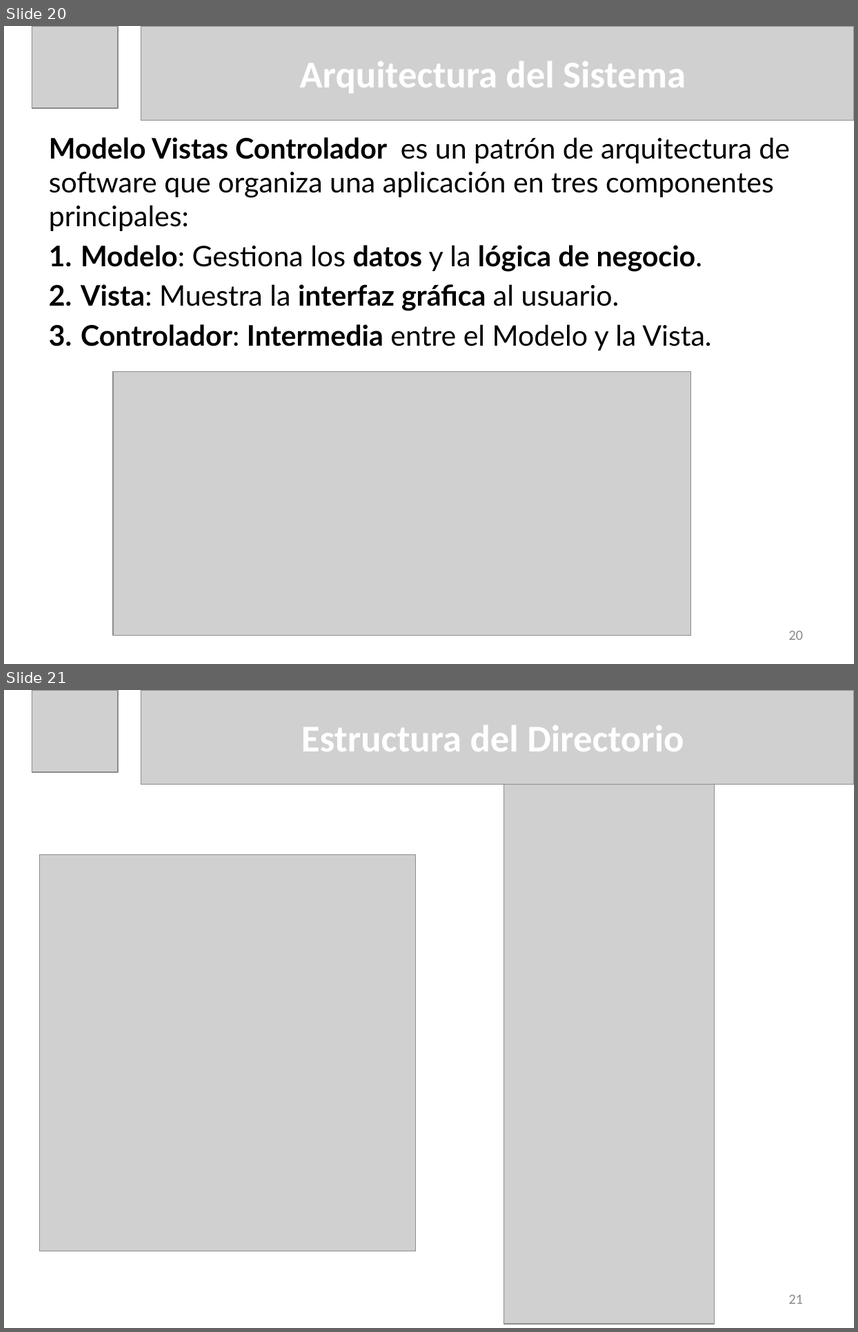
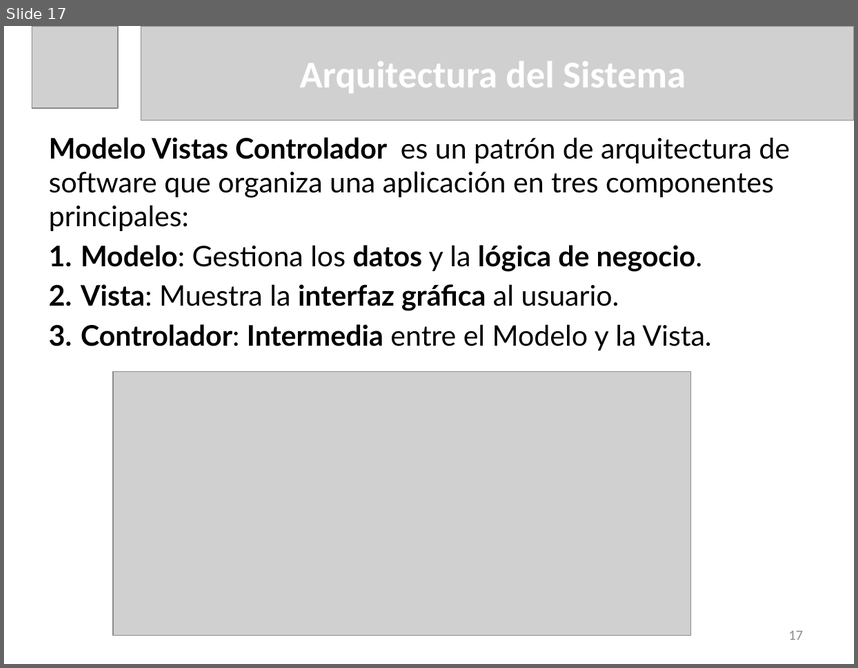
Before and after one commit to dariel-cabrera/MoreCoasts, a slide deck: DOC/Presentacion de Tesis Dariel Cabrera Lopez.pptx. Shown one above the other, each under a label of ours: slides 20 and 21 before the commit, slide 17 after it. The pictures are 858x1332 and 858x668 pixels, drawn with LibreOffice and Linux fonts; fonts in the diff are those of the drawing; grey boxes stand for pictures. Boxes give left, top, right and bottom in pixels: in the first picture for what was removed or moved away, otherwise in the second. Text is boxed around its words. In the diff, an @@ line names an element or a change of style, - is before the commit and + after.

```diff
--- a/DOC/Presentacion de Tesis Dariel Cabrera Lopez.pptx
+++ b/DOC/Presentacion de Tesis Dariel Cabrera Lopez.pptx
@@ slide 21 removed at [4,690,854,1328], background #FFFFFF @@
@@ picture removed at [32,690,118,773] @@
@@ picture removed at [141,690,854,785] @@
@@ title removed at [301,725,684,751] @@
-Estructura del Directorio
@@ picture removed at [504,785,714,1324] @@
@@ picture removed at [40,855,415,1250] @@
@@ page number removed at [789,1294,803,1303] @@
-21
@@ what was slide 20 is now slide 17 @@
@@ page number at [789,630,803,639]: text changed @@
-20
+17
```
Also in this commit, not shown: 4 slides changed, 6 slides added, 6 other slides removed, 12 other files.
